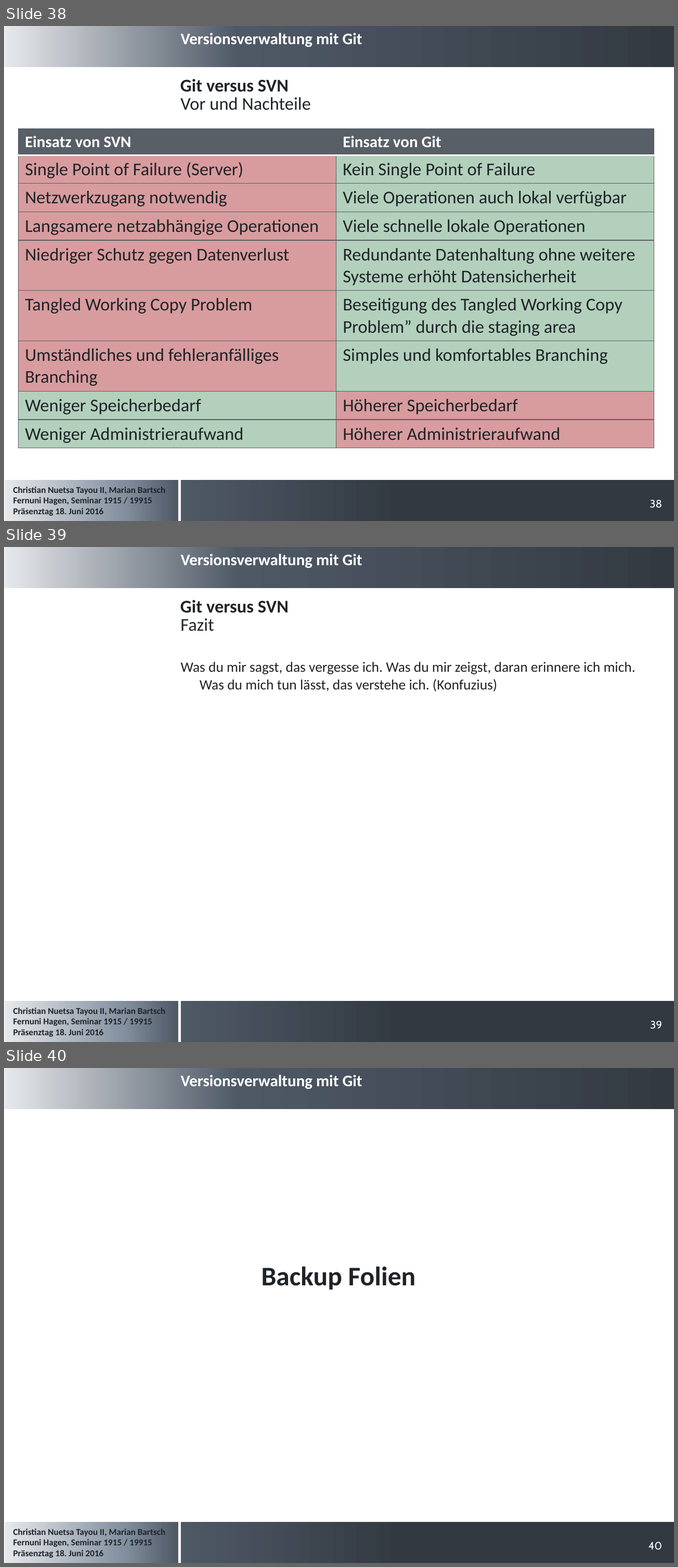
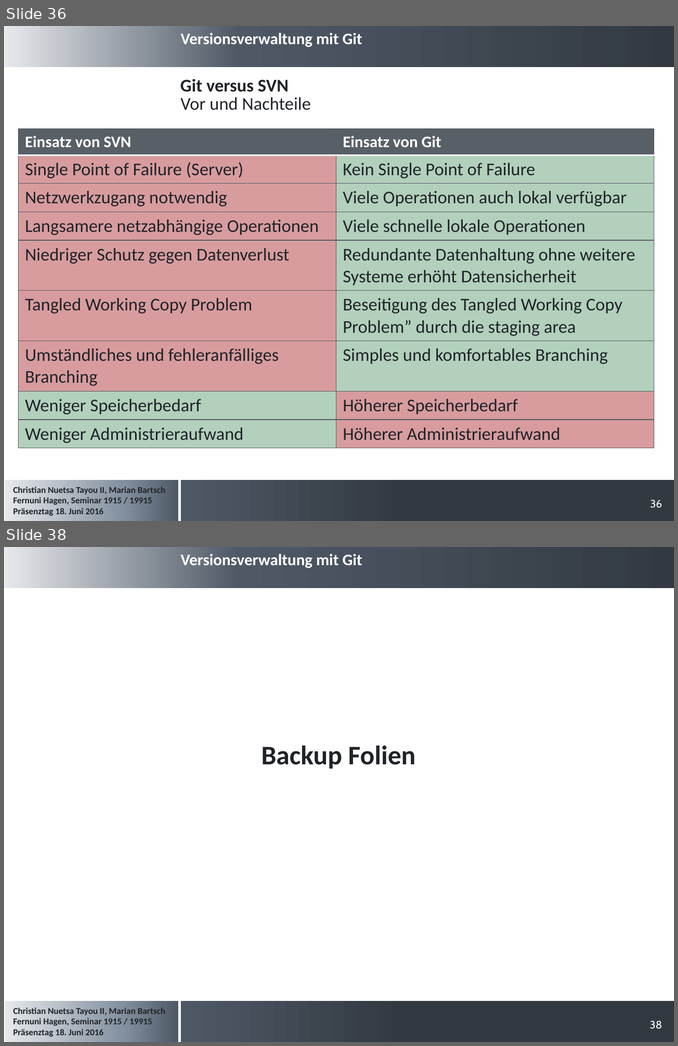
Before and after one commit to cristallin/git-project-seminar, a slide deck: Präsentation_Seminararbeit.pptx. Shown one above the other, each under a label of ours: slides 38, 39 and 40 before the commit, slides 36 and 38 after it; the slides between them are not shown. The pictures are 678x1567 and 678x1046 pixels, drawn with LibreOffice and Linux fonts; fonts in the diff are those of the drawing; background and template pictures are left out. Boxes give left, top, right and bottom in pixels: in the first picture for what was removed or moved away, otherwise in the second. Text is boxed around its words. In the diff, an @@ line names an element or a change of style, - is before the commit and + after.

```diff
--- a/Präsentation_Seminararbeit.pptx
+++ b/Präsentation_Seminararbeit.pptx
@@ slide 39 removed at bbox=[4, 547, 674, 1042], background #FFFFFF; not listed: 5 template elements that a slide beside it also shows @@
@@ title removed at bbox=[180, 600, 288, 613] @@
-Git versus SVN
@@ text removed at bbox=[180, 618, 214, 631] @@
-Fazit
@@ text removed at bbox=[181, 662, 635, 692] @@
-Was du mir sagst, das vergesse ich. Was du mir zeigst, daran erinnere ich mich. Was du mich tun lässt, das verstehe ich. (Konfuzius)
@@ page number removed at bbox=[650, 1021, 662, 1029] @@
-39
@@ what was slide 38 is now slide 36 @@
@@ page number at bbox=[650, 500, 662, 508]: text changed @@
-38
+36
@@ what was slide 40 is now slide 38 @@
@@ page number at bbox=[649, 1021, 662, 1029]: text changed @@
-40
+38
```
Also in this commit, not shown: 3 slides changed, 2 slides added, 2 other slides removed.
